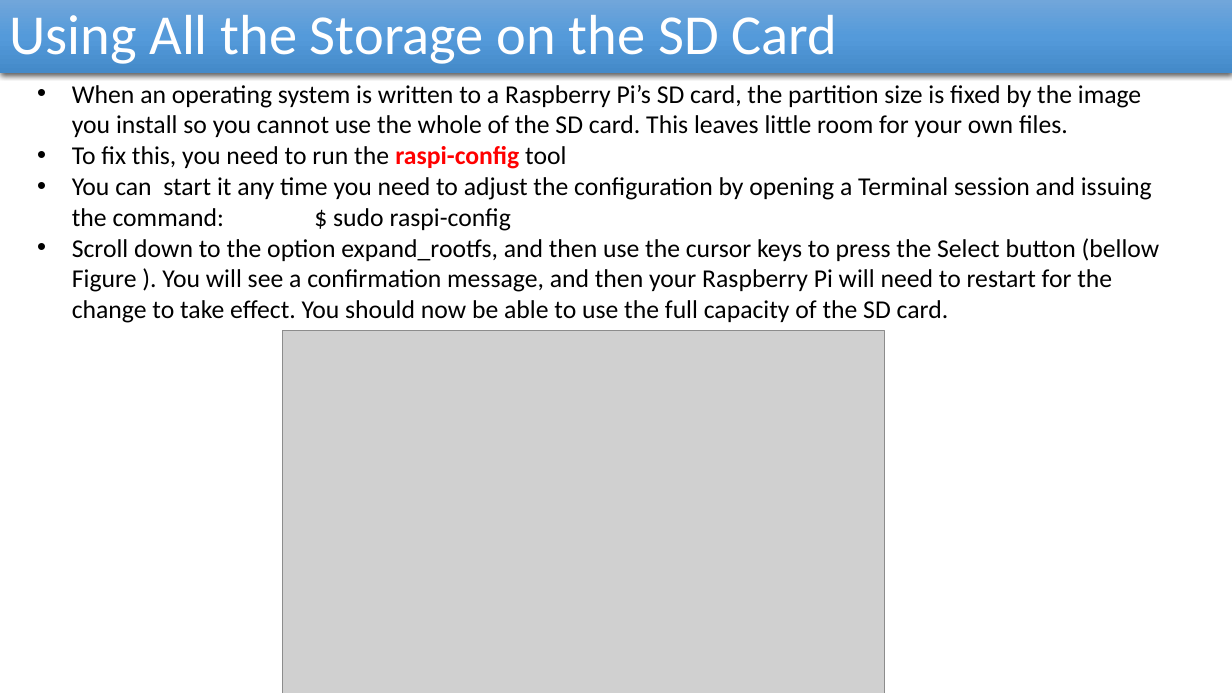
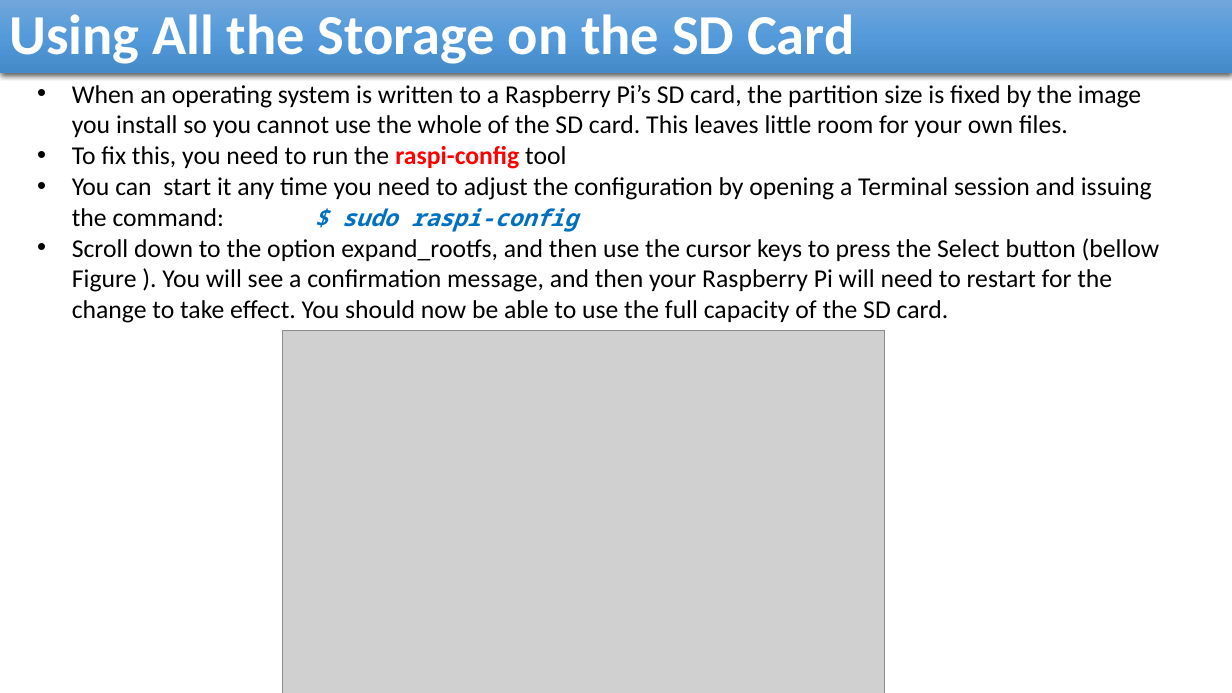
Before and after one commit to reza-arjmandi/rpi-course, a slide deck: slide 11 of session1/presentation/Setup And Management.pptx. Drawn at 1232x693 pixels with LibreOffice and Linux fonts; fonts in the diff are those of the drawing; grey boxes stand for pictures. Boxes give left, top, right and bottom in pixels: in the first picture for what was removed or moved away, otherwise in the second. Text is boxed around its words. In the diff, an @@ line names an element or a change of style, - is before the commit and + after.

```diff
--- a/session1/presentation/Setup And Management.pptx
+++ b/session1/presentation/Setup And Management.pptx
@@ rectangle "Using All the Storage on ..." at [0, 0, 1232, 73]: bold on @@
@@ text at [72, 177, 1152, 232]: size 20 to 18 pt, font Calibri to Noto Sans Mono, text colour #000000 to #0070C0, bold on, italic on in "$ sudo raspi-config" @@
```
Also in this commit, not shown: 22 other slides changed, 16 other files.
